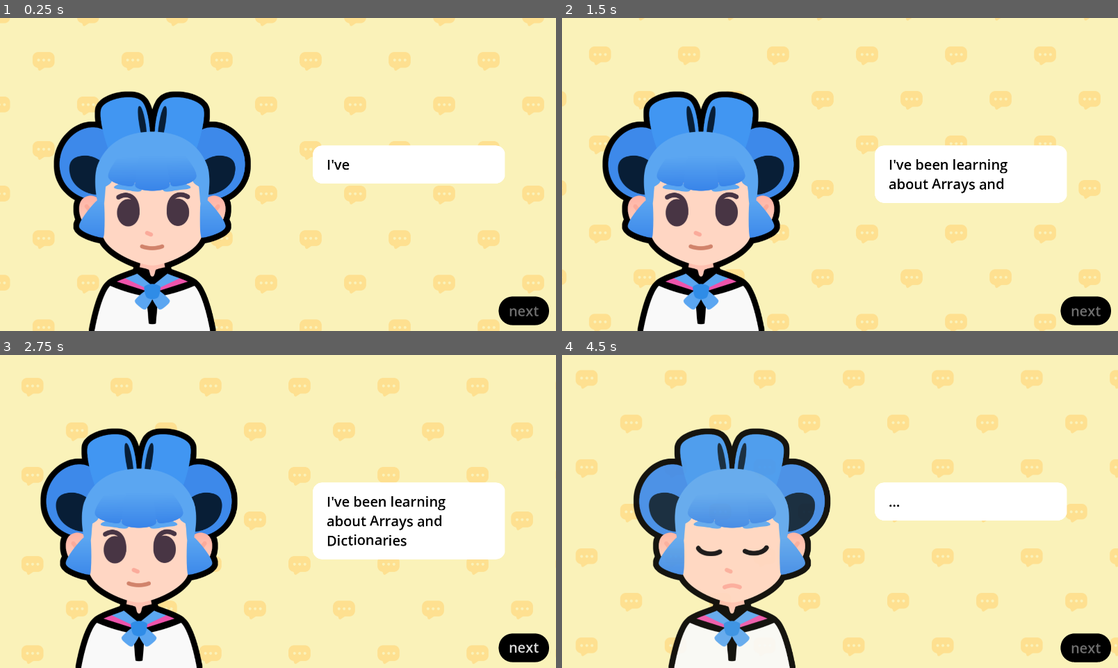
Above: before the commit, frames 1-4 (two rows, left to right).
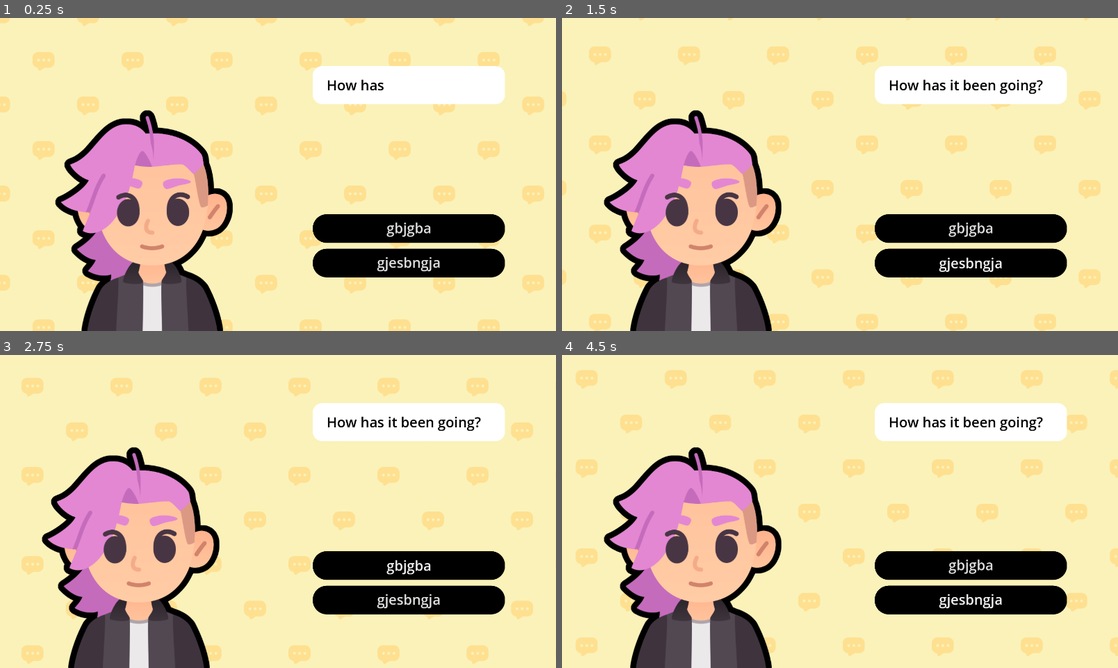
Above: after the commit, the same moments.

Repository: keliang5/2d-GameDev-Course
Game: Godot game, scene res://lessons/dialogue.tscn
Two runs of this game, one before a commit and one after it. Both use one fixed random seed, a clock stepped at 60 frames per second and the inputs below. Before the commit the project has no main scene; this scene is started directly in both runs. Sound files missing from this copy of the repository are replaced by a short silence.
Inputs (mouse positions are in pixels of both pictures, inside the frame that each line leads up to):
- Up to frame 1 (0.25 s): no input
- Up to frame 2 (1.5 s): click (973, 227) at 0.5 s, where only the run after the commit has a clickable "gbjgba"; click (973, 262) at 1.25 s, where only the run after the commit has a clickable "gjesbngja"
- Up to frame 3 (2.75 s): click (411, 564) at 2 s, where only the run after the commit has a clickable "gbjgba"
- Up to frame 4 (4.5 s): click (1084, 649) at 2.75 s, where only the run before the commit has a clickable "next"; click (973, 599) at 3.5 s, where only the run after the commit has a clickable "gjesbngja"; click (1084, 649) at 4.25 s, where only the run before the commit has a clickable "next"

The runs differ from the first frame. In frame 1, 34% of the frame differs, in the area x 9-99%, y 15-100%; in frame 2, 36%; in frame 3, 38%, in the area x 7-99%, y 15-100%; in frame 4, 37%.

Commit message:
M8 L3 Complete

Diff:
--- a/M08.start_a_dialog_workbook/lessons/dialogue.gd
+++ b/M08.start_a_dialog_workbook/lessons/dialogue.gd
@@ -52,12 +52,10 @@
 		"character": bodies["sophia"]
 	}
 ]
-var current_item_index := 0
+
 
 ## UI element that shows the texts
 @onready var rich_text_label: RichTextLabel = %RichTextLabel
-## UI element that progresses to the next text
-@onready var next_button: Button = %NextButton
 ## Audio player that plays voice sounds while text is being written
 @onready var audio_stream_player: AudioStreamPlayer = %AudioStreamPlayer
 ## The character
@@ -65,14 +63,16 @@
 ## The Expression
 @onready var expression_texture_rect: TextureRect = %Expression
 
+@onready var action_buttons_v_box_container: VBoxContainer = %ActionButtonsVBoxContainer
+
 
 func _ready() -> void:
-	show_text()
-	next_button.pressed.connect(advance)
+	show_text(1)
+
 
 
 ## Draws the current text to the rich text element
-func show_text() -> void:
+func show_text(current_item_index: int) -> void:
 	# We retrieve the current item from the array
 	var current_item := dialogue_items[current_item_index]
 	# from the item, we extract the properties.
@@ -106,23 +106,7 @@
 	# We animate the character sliding in.
 	slide_in()
 
-	# Finally, we disable the next button until the text finishes displaying.
-	next_button.disabled = true
-	tween.finished.connect(func() -> void:
-		next_button.disabled = false
-	)
 
-
-## Progresses to the next slide.
-func advance() -> void:
-	# We increment the slide amount by 1
-	current_item_index += 1
-	if current_item_index == dialogue_items.size():
-		# if we reached the last slide, quit
-		get_tree().quit()
-	else:
-		# otherwise, show the text
-		show_text()
 
 
 ## Animates the character when they start talking
--- a/M08.start_a_dialog_workbook/lessons/dialogue.tscn
+++ b/M08.start_a_dialog_workbook/lessons/dialogue.tscn
@@ -14,12 +14,6 @@
 shader_parameter/pattern_color = Color(0.996078, 0.878431, 0.564706, 1)
 shader_parameter/pattern_size = 256.0
 shader_parameter/pattern_sampler = ExtResource("4_xuy0d")
-
-[sub_resource type="InputEventAction" id="InputEventAction_3rk3v"]
-action = &"advance_text"
-
-[sub_resource type="Shortcut" id="Shortcut_7vboy"]
-events = [SubResource("InputEventAction_3rk3v")]
 
 [node name="Dialogue" type="Control"]
 layout_mode = 3
@@ -65,38 +59,39 @@
 expand_mode = 1
 stretch_mode = 5
 
-[node name="RichTextLabel" type="RichTextLabel" parent="."]
-unique_name_in_owner = true
+[node name="VBoxContainer" type="VBoxContainer" parent="."]
+clip_contents = true
 layout_mode = 1
 anchors_preset = -1
 anchor_left = 0.75
 anchor_right = 1.0
 anchor_bottom = 1.0
-offset_left = -360.32
-offset_top = 440.0
+offset_left = -360.0
+offset_top = 166.0
 offset_right = -176.0
-offset_bottom = -519.0
+offset_bottom = -185.0
+mouse_filter = 0
+
+[node name="RichTextLabel" type="RichTextLabel" parent="VBoxContainer"]
+unique_name_in_owner = true
+layout_mode = 2
 size_flags_horizontal = 3
+size_flags_vertical = 2
 bbcode_enabled = true
 text = "Hello World"
 fit_content = true
 
-[node name="NextButton" type="Button" parent="."]
+[node name="ActionButtonsVBoxContainer" type="VBoxContainer" parent="VBoxContainer"]
 unique_name_in_owner = true
-layout_mode = 1
-anchors_preset = 3
-anchor_left = 1.0
-anchor_top = 1.0
-anchor_right = 1.0
-anchor_bottom = 1.0
-offset_left = -198.0
-offset_top = -107.0
-offset_right = -24.0
-offset_bottom = -20.0
-grow_horizontal = 0
-grow_vertical = 0
-shortcut = SubResource("Shortcut_7vboy")
-text = "next"
+layout_mode = 2
+
+[node name="Button" type="Button" parent="VBoxContainer/ActionButtonsVBoxContainer"]
+layout_mode = 2
+text = "gbjgba"
+
+[node name="Button2" type="Button" parent="VBoxContainer/ActionButtonsVBoxContainer"]
+layout_mode = 2
+text = "gjesbngja"
 
 [node name="AudioStreamPlayer" type="AudioStreamPlayer" parent="."]
 unique_name_in_owner = true
--- a/M08.start_a_dialog_workbook/project.godot
+++ b/M08.start_a_dialog_workbook/project.godot
@@ -12,6 +12,7 @@
 
 config/name="M08. Start a Dialogue (Workbook)"
 config/tags=PackedStringArray("workbook")
+run/main_scene="res://lessons/dialogue.tscn"
 config/features=PackedStringArray("4.3")
 config/icon="res://icon_start_a_dialog.png"
 
Not shown: 1 places in M08.start_a_dialog_workbook/lessons/dialogue.tscn that only renumber resources
